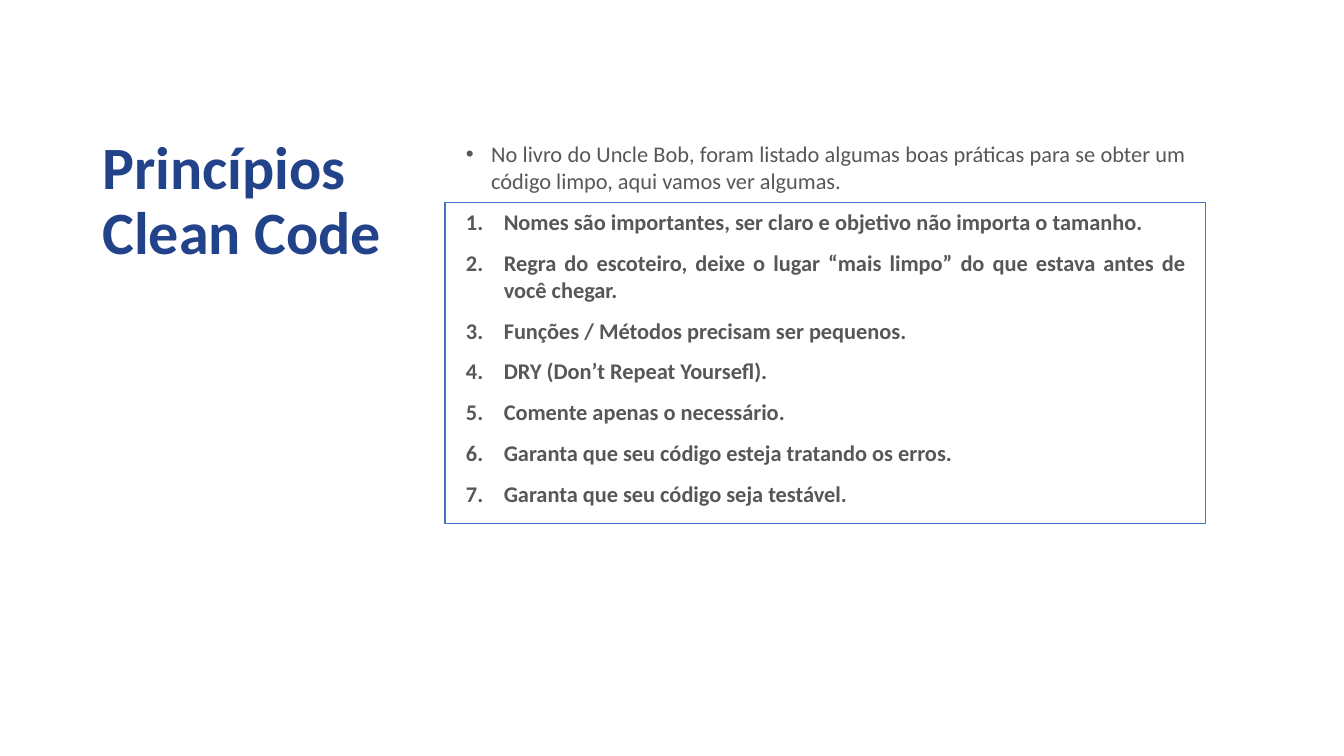
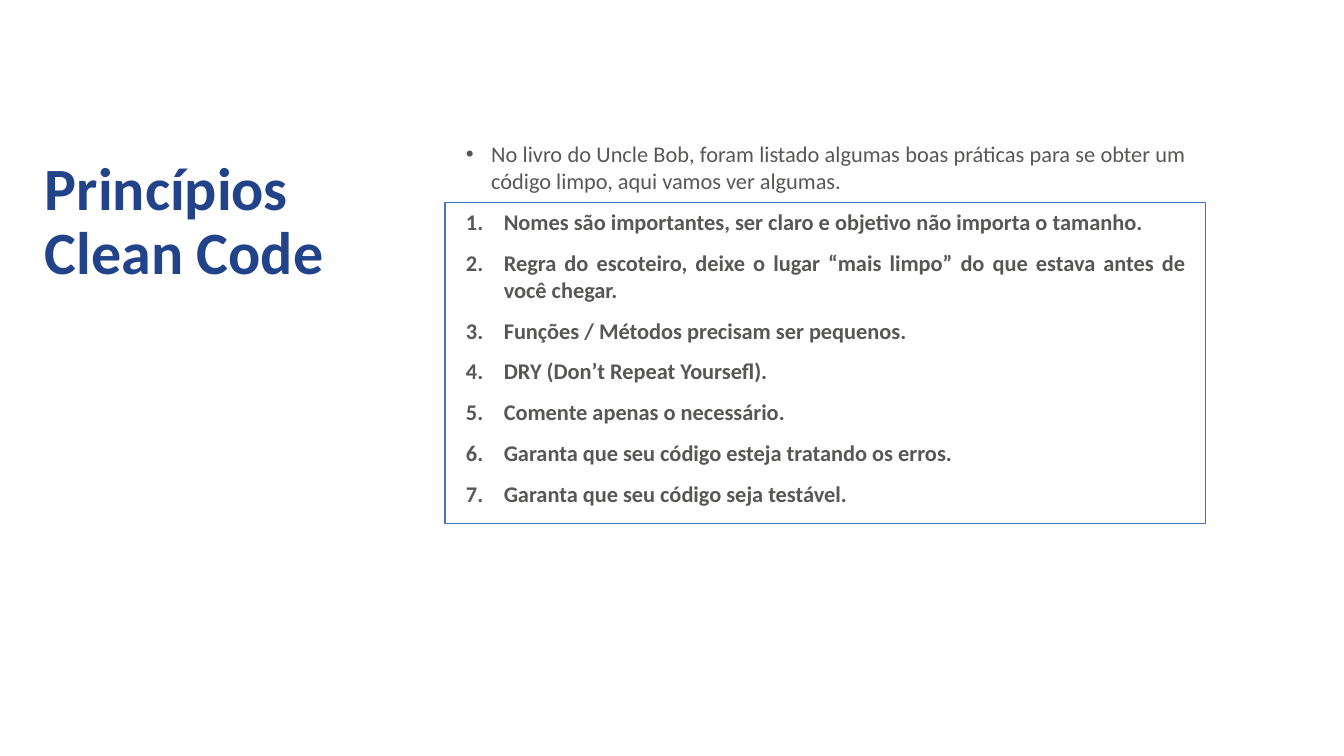
Before and after one commit to jcmdsbr/five-workshop-real-apps, a slide deck: slide 6 of docs/treinamento-estagiarios-five.pptx. Drawn at 1344x756 pixels with LibreOffice and Linux fonts; fonts in the diff are those of the drawing; background and template pictures are left out. Boxes give left, top, right and bottom in pixels: in the first picture for what was removed or moved away, otherwise in the second. Text is boxed around its words. In the diff, an @@ line names an element or a change of style, - is before the commit and + after.

```diff
--- a/docs/treinamento-estagiarios-five.pptx
+++ b/docs/treinamento-estagiarios-five.pptx
@@ text "Princípios": place and size @@
-text "Princípios" at (102,147,380,255)
+text "Princípios" at (45,168,323,275)
```
Also in this commit, not shown: 10 other slides changed, 9 slides added, 7 slides removed, 1 other file.
